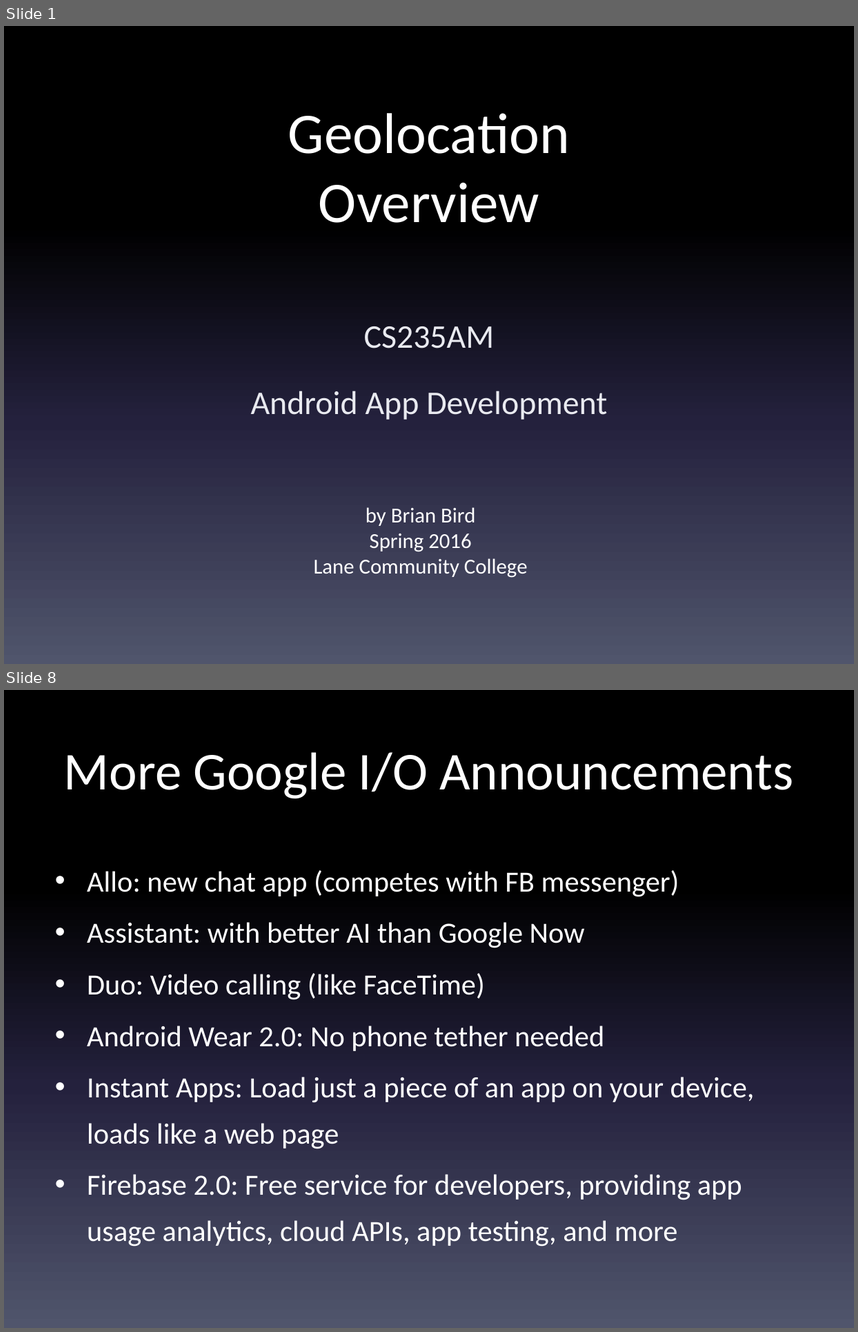
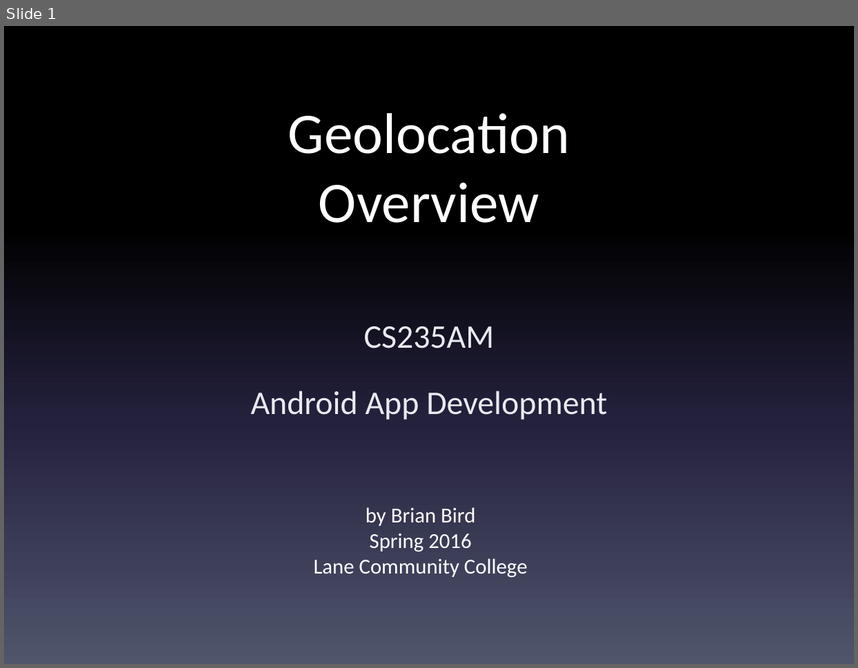
Before and after one commit to LCC-CIT/CS235AM-CourseMaterials, a slide deck: Notes and Slides/Wk9Day1-GeolocationOverview.pptx. Shown one above the other, each under a label of ours: slides 1 and 8 before the commit, slide 1 after it; the slides between them are not shown. The pictures are 858x1332 and 858x668 pixels, drawn with LibreOffice and Linux fonts; fonts in the diff are those of the drawing. Boxes give left, top, right and bottom in pixels: in the first picture for what was removed or moved away, otherwise in the second. Text is boxed around its words. In the diff, an @@ line names an element or a change of style, - is before the commit and + after.

```diff
--- a/Notes and Slides/Wk9Day1-GeolocationOverview.pptx
+++ b/Notes and Slides/Wk9Day1-GeolocationOverview.pptx
@@ slide 8 removed at <box>4,690,854,1328</box>, background gradient #000000 to #24213E to #51566D @@
@@ title removed at <box>64,752,793,799</box> @@
-More Google I/O Announcements
@@ text removed at <box>87,870,755,1246</box> @@
-• Allo: new chat app (competes with FB messenger)
-• Assistant: with better AI than Google Now
-• Duo: Video calling (like FaceTime)
-• Android Wear 2.0: No phone tether needed
-• Instant Apps: Load just a piece of an app on your device, loads like a web page
-• Firebase 2.0: Free service for developers, providing app usage analytics, cloud APIs, app testing, and more
```
Also in this commit, not shown: 1 slide changed, 5 other slides removed, 8 other files.
